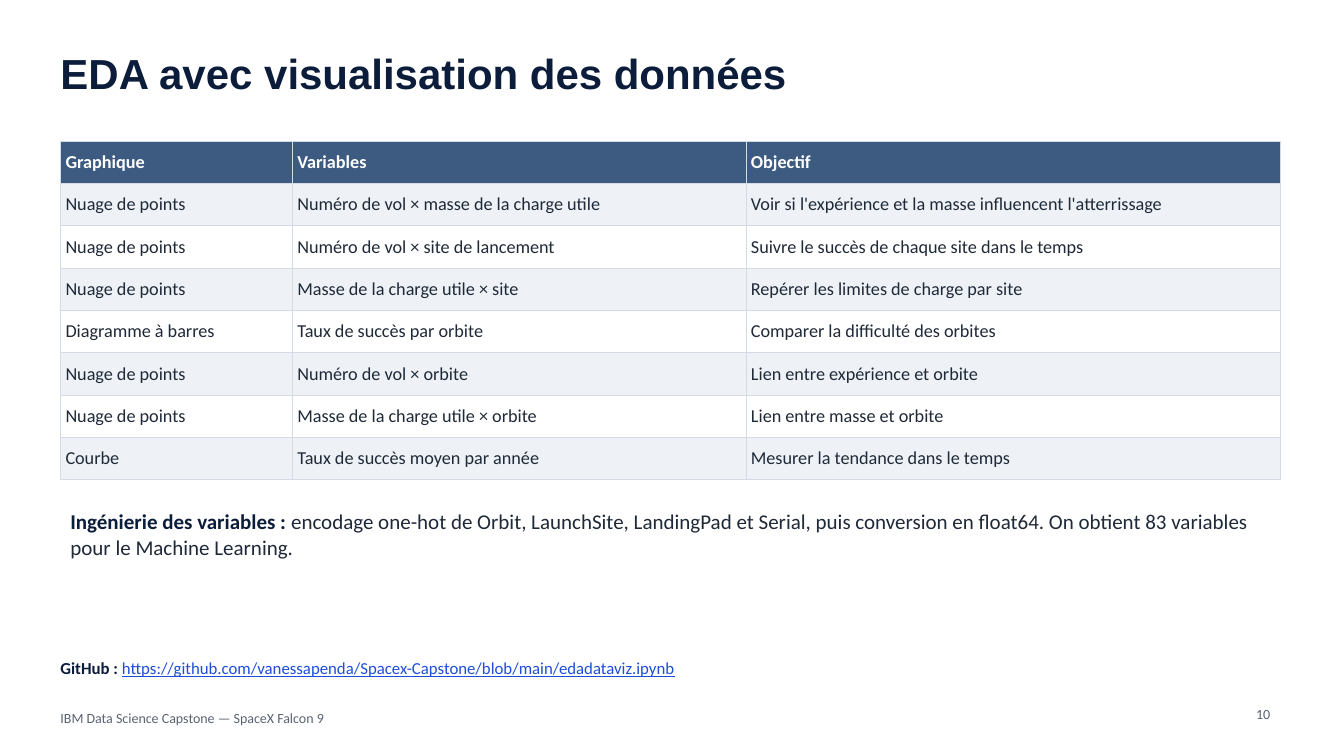
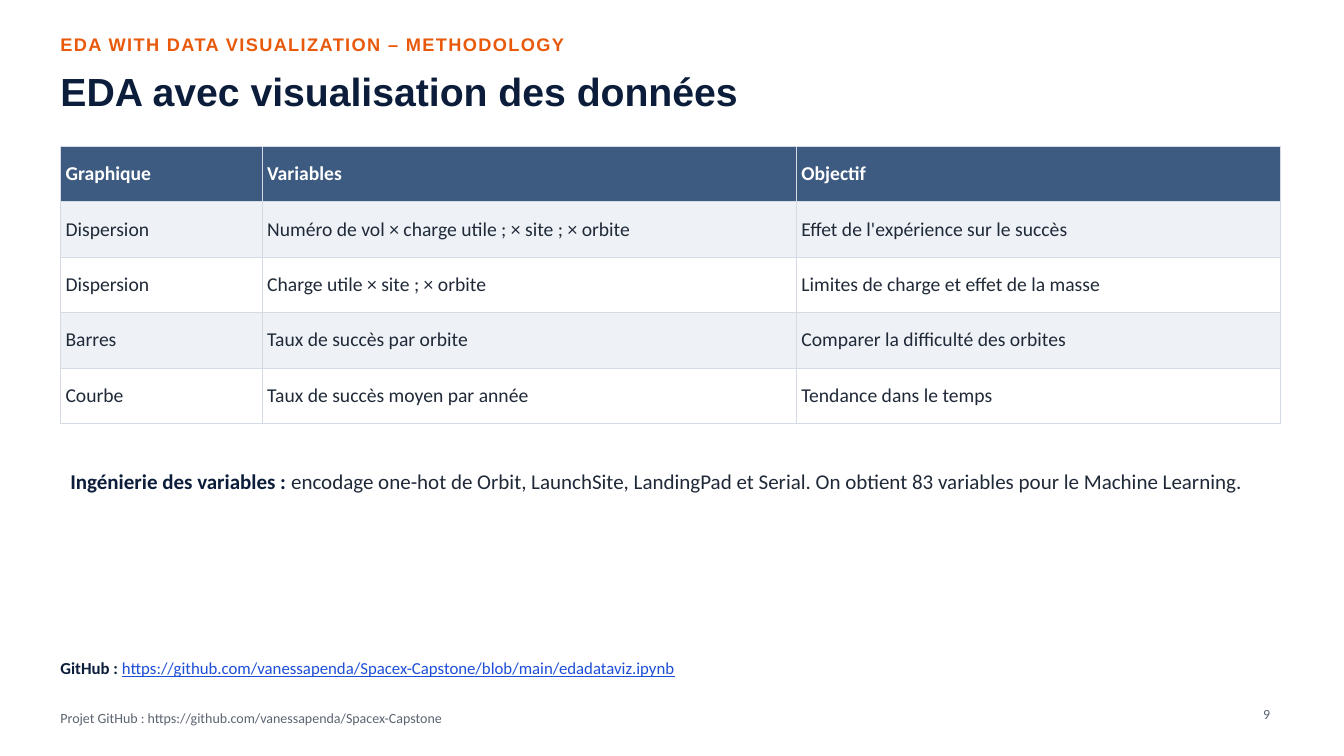
Before and after one commit to vanessapenda/Spacex-Capstone, a slide deck: slide 9 of Rapport_Capstone_SpaceX.pptx (slide 10 before the commit). Drawn at 1344x756 pixels with LibreOffice and Linux fonts; fonts in the diff are those of the drawing. Boxes give left, top, right and bottom in pixels: in the first picture for what was removed or moved away, otherwise in the second. Text is boxed around its words. In the diff, an @@ line names an element or a change of style, - is before the commit and + after.

```diff
--- a/Rapport_Capstone_SpaceX.pptx
+++ b/Rapport_Capstone_SpaceX.pptx
@@ title "EDA avec visualisation des données": place and size @@
-title "EDA avec visualisation des données" at [60,58,786,90]
+title "EDA avec visualisation des données" at [60,77,738,107]
@@ title "EDA avec visualisation des données" at [60,77,738,107]: size 30 to 28 pt @@
@@ text added at [60,38,564,51], 13 pt, text #E8590C, bold @@
+EDA WITH DATA VISUALIZATION – METHODOLOGY
@@ table at [60,146,1280,409] @@
-row 2: Nuage de points | Numéro de vol × masse de la charge utile | Voir si l'expérience et la masse influencent l'atterrissage
-row 3: Nuage de points | Numéro de vol × site de lancement | Suivre le succès de chaque site dans le temps
-row 4: Nuage de points | Masse de la charge utile × site | Repérer les limites de charge par site
-row 5: Diagramme à barres | Taux de succès par orbite | Comparer la difficulté des orbites
-row 6: Nuage de points | Numéro de vol × orbite | Lien entre expérience et orbite
-row 7: Nuage de points | Masse de la charge utile × orbite | Lien entre masse et orbite
-row 8: Courbe | Taux de succès moyen par année | Mesurer la tendance dans le temps
+row 2: Dispersion | Numéro de vol × charge utile ; × site ; × orbite | Effet de l'expérience sur le succès
+row 3: Dispersion | Charge utile × site ; × orbite | Limites de charge et effet de la masse
+row 4: Barres | Taux de succès par orbite | Comparer la difficulté des orbites
+row 5: Courbe | Taux de succès moyen par année | Tendance dans le temps
@@ table: place and size @@
-table at [60,141,1280,471]
+table at [60,146,1280,409]
@@ text at [70,474,1242,493]: text changed @@
-Ingénierie des variables : encodage one-hot de Orbit, LaunchSite, LandingPad et Serial, puis conversion en float64. On obtient 83 variables pour le Machine Learning.
+Ingénierie des variables : encodage one-hot de Orbit, LaunchSite, LandingPad et Serial. On obtient 83 variables pour le Machine Learning.
@@ text removed at [60,713,324,726] @@
-IBM Data Science Capstone — SpaceX Falcon 9
@@ text added at [60,713,442,726], 10 pt, text #5B6472 @@
+Projet GitHub : https://github.com/vanessapenda/Spacex-Capstone
@@ page number at [1263,710,1270,719]: text changed @@
-10
+9
```
Also in this commit, not shown: 13 other slides changed, 10 slides added, 33 slides removed, 1 other file.
